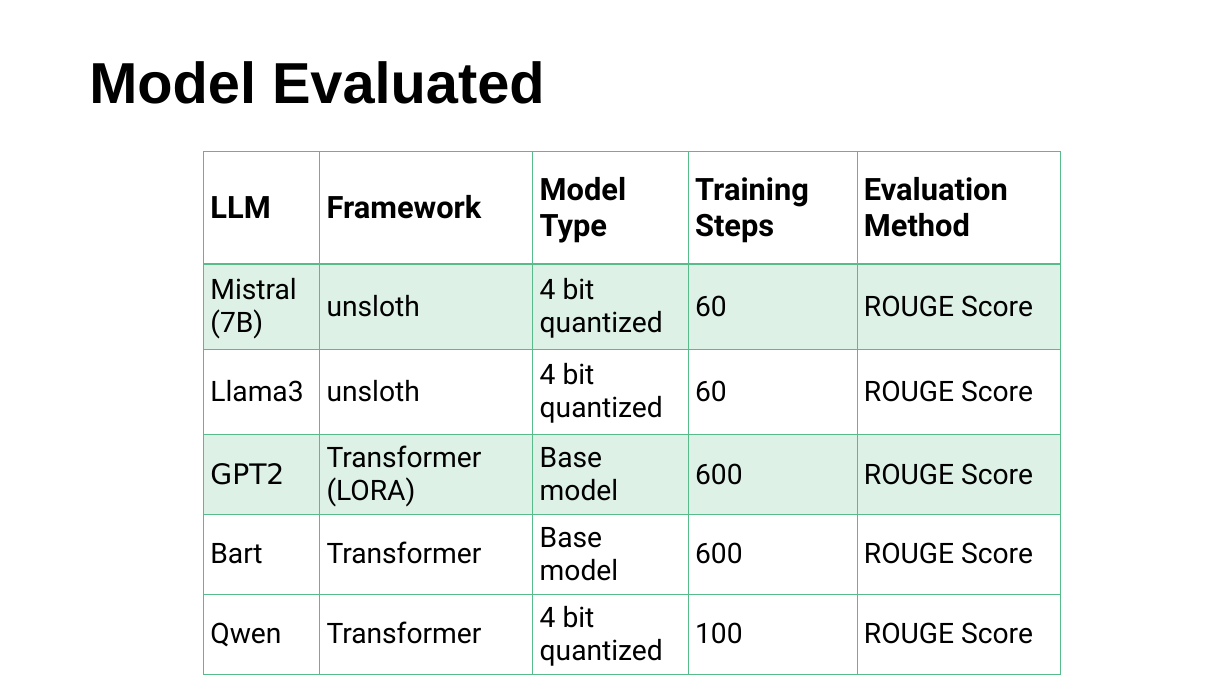
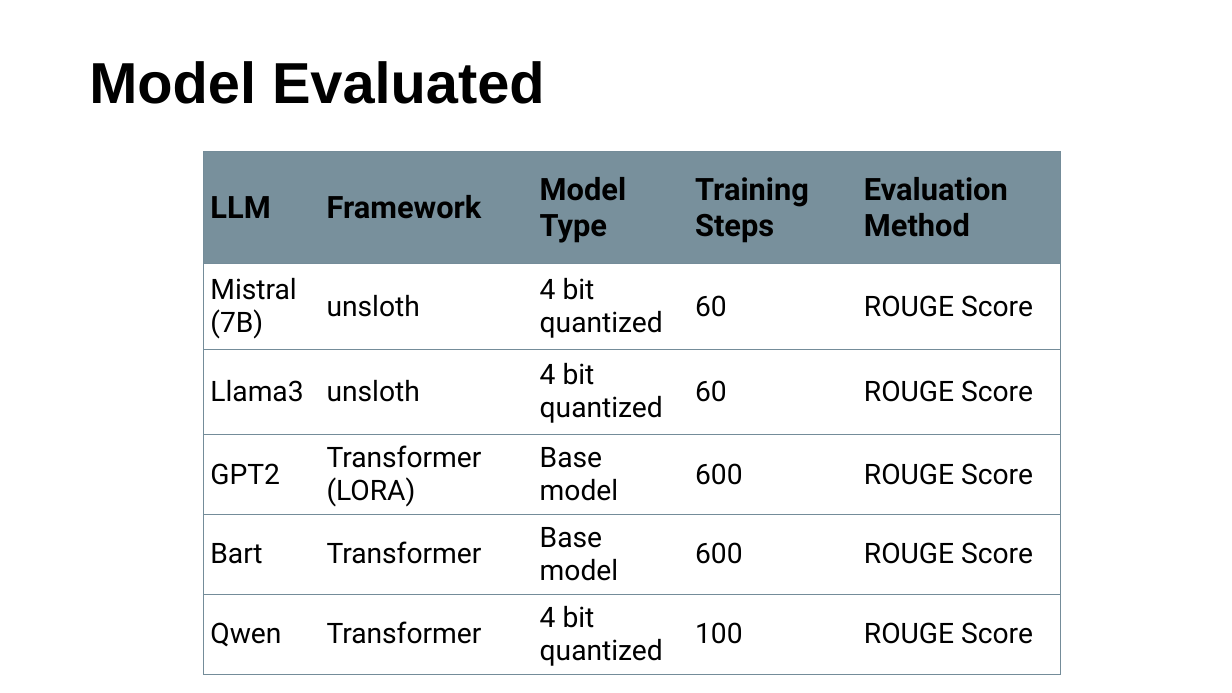
Before and after one commit to anukvma/group18_final_project, a slide deck: slide 12 of Group_18_Email_Subject_Generation_and_QA_Final_updated_3.pptx. Drawn at 1232x693 pixels with LibreOffice and Linux fonts; fonts in the diff are those of the drawing; background and template pictures are left out. Boxes give left, top, right and bottom in pixels: in the first picture for what was removed or moved away, otherwise in the second. Text is boxed around its words. In the diff, an @@ line names an element or a change of style, - is before the commit and + after.

```diff
--- a/Group_18_Email_Subject_Generation_and_QA_Final_updated_3.pptx
+++ b/Group_18_Email_Subject_Generation_and_QA_Final_updated_3.pptx
@@ table at bbox=[203, 152, 1061, 678] @@
@@ fill #57BB8A at 20% opacity to none in 10 cells @@
@@ font DejaVu Sans to Roboto in "GPT2" @@
@@ borders changed @@
```
Also in this commit, not shown: 1 other slide changed.
